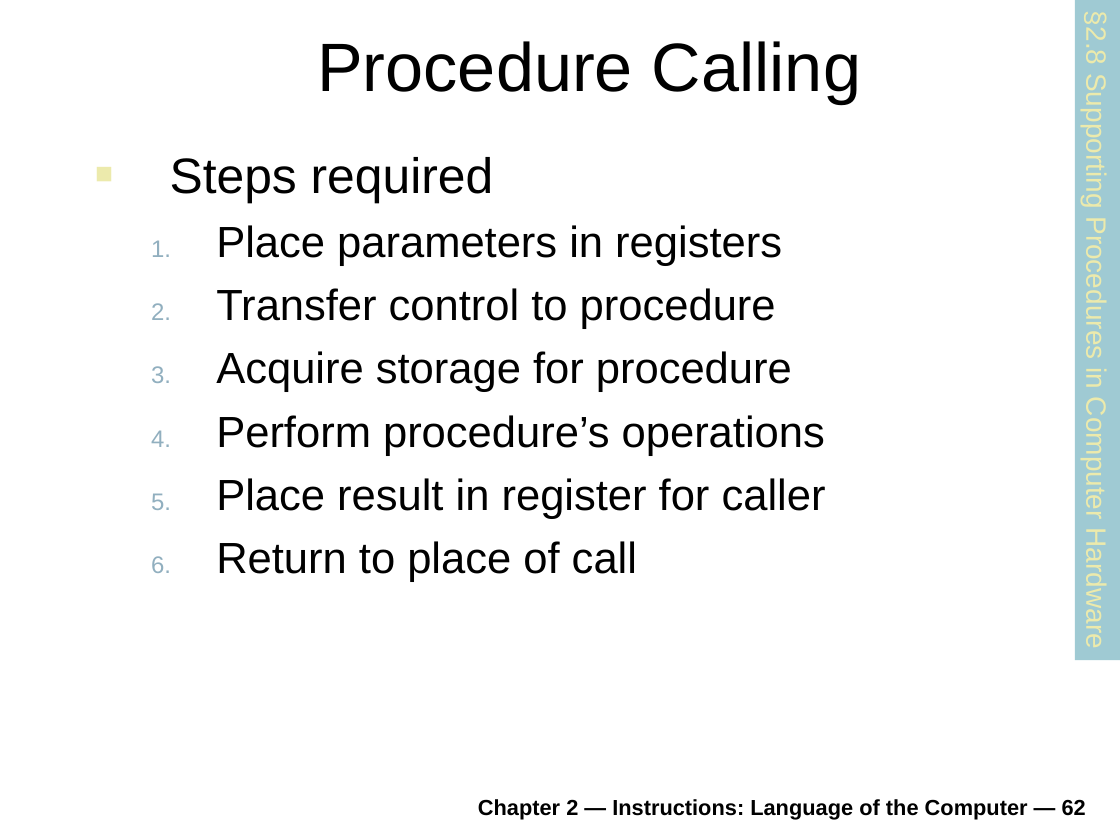
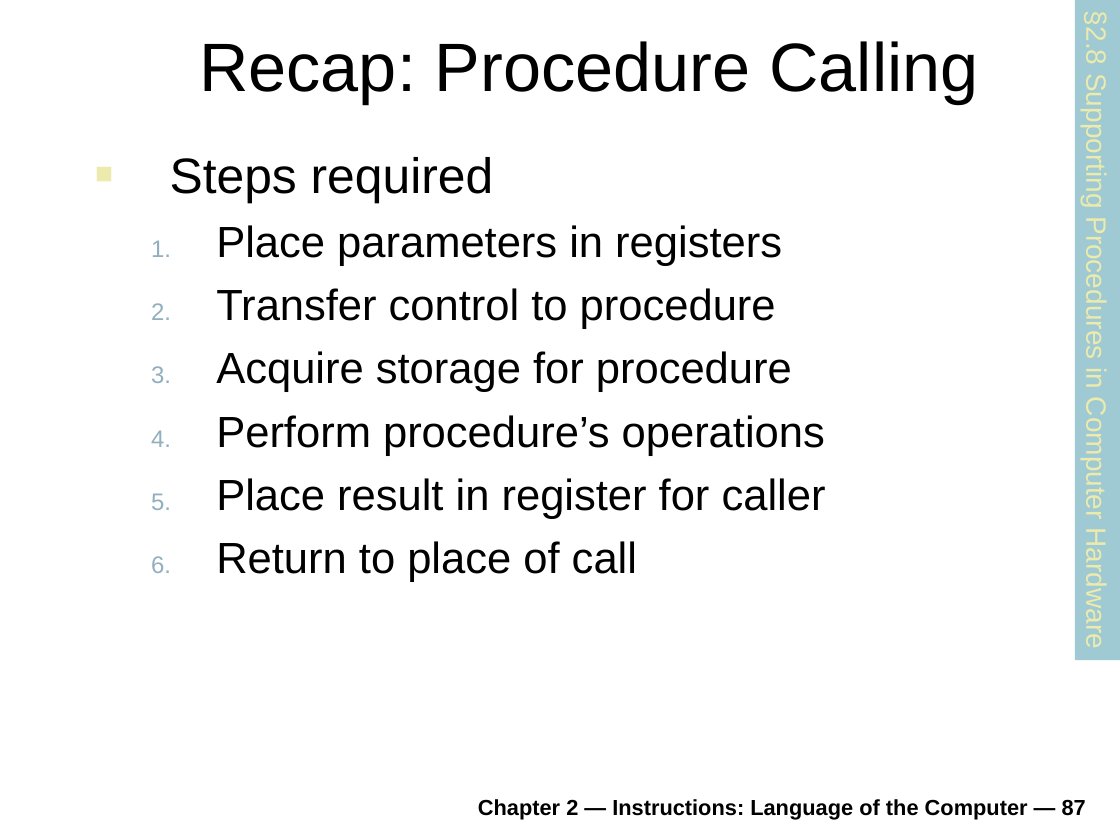
Before and after one commit to antonburtsev/cs3810, a slide deck: slide 87 of lectures/lecture04-mips/lecture-04-mips.odp (slide 62 before the commit). Drawn at 1120x840 pixels with LibreOffice and Linux fonts; fonts in the diff are those of the drawing. Boxes give left, top, right and bottom in pixels: in the first picture for what was removed or moved away, otherwise in the second. Text is boxed around its words. In the diff, an @@ line names an element or a change of style, - is before the commit and + after.

Commit message:
Updated slides

```diff
--- a/lectures/lecture04-mips/lecture-04-mips.odp
+++ b/lectures/lecture04-mips/lecture-04-mips.odp
@@ title at (199, 41, 979, 104): text changed @@
-Procedure Calling
+Recap: Procedure Calling
@@ text at (478, 799, 1086, 820): text changed @@
-Chapter 2 — Instructions: Language of the Computer — 62
+Chapter 2 — Instructions: Language of the Computer — 87
```
Also in this commit, not shown: 1 other slide changed, 2 slides added, 1 slide removed, 2 other files.
